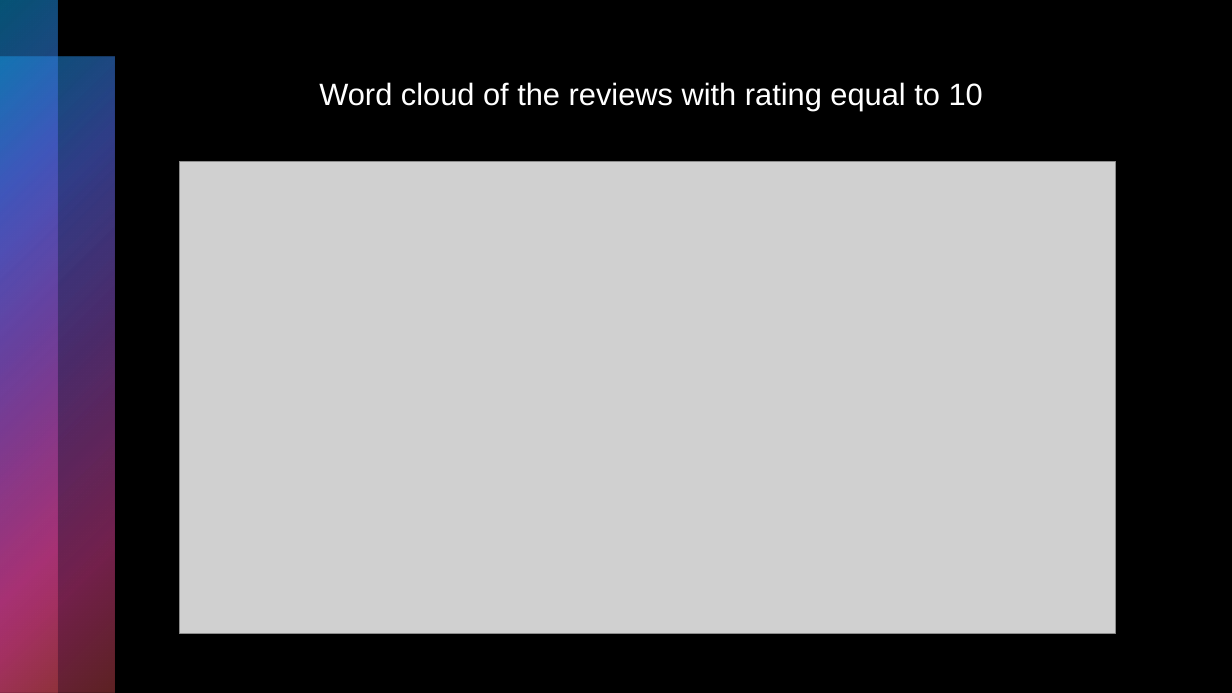
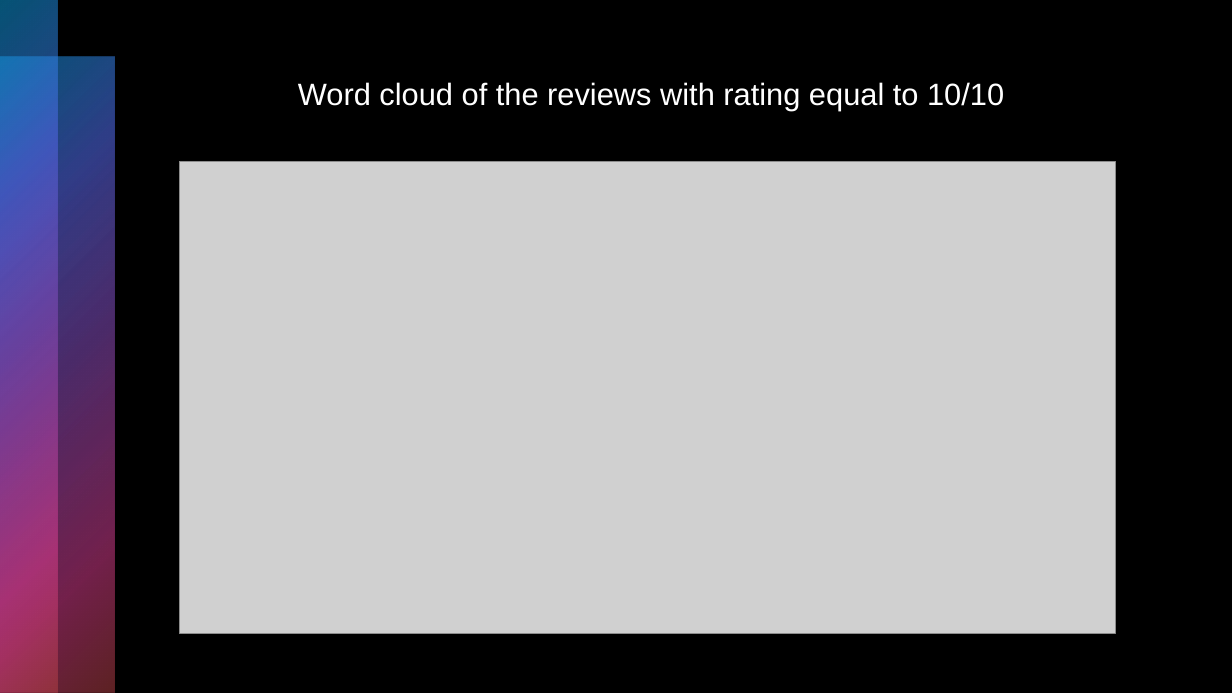
Before and after one commit to Shritej24c/drug_review_NLP, a slide deck: slide 11 of Plots/Drug Review presentation.pptx. Drawn at 1232x693 pixels with LibreOffice and Linux fonts; fonts in the diff are those of the drawing; grey boxes stand for pictures. Boxes give left, top, right and bottom in pixels: in the first picture for what was removed or moved away, otherwise in the second. Text is boxed around its words. In the diff, an @@ line names an element or a change of style, - is before the commit and + after.

```diff
--- a/Plots/Drug Review presentation.pptx
+++ b/Plots/Drug Review presentation.pptx
@@ text at bbox=[298, 82, 1004, 111]: text changed @@
-Word cloud of the reviews with rating equal to 10
+Word cloud of the reviews with rating equal to 10/10
```
Also in this commit, not shown: 1 other slide changed, 1 other file.
